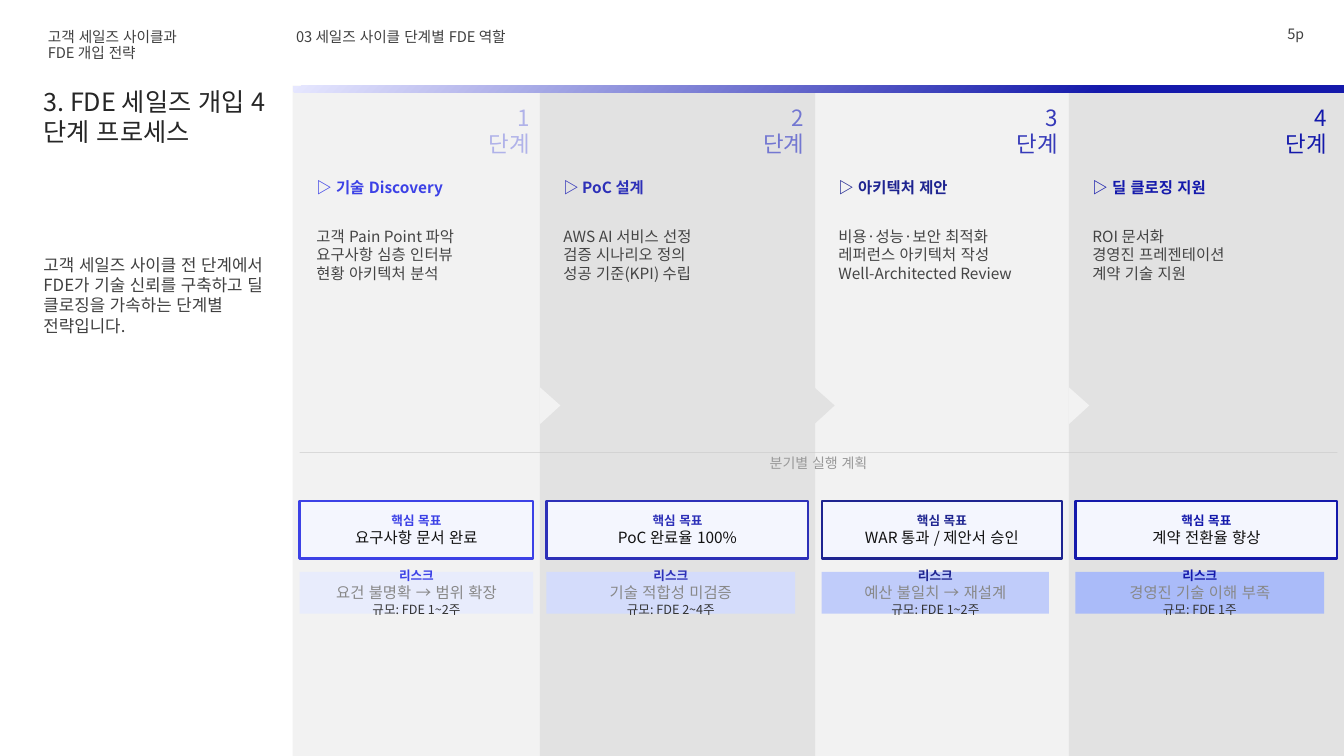
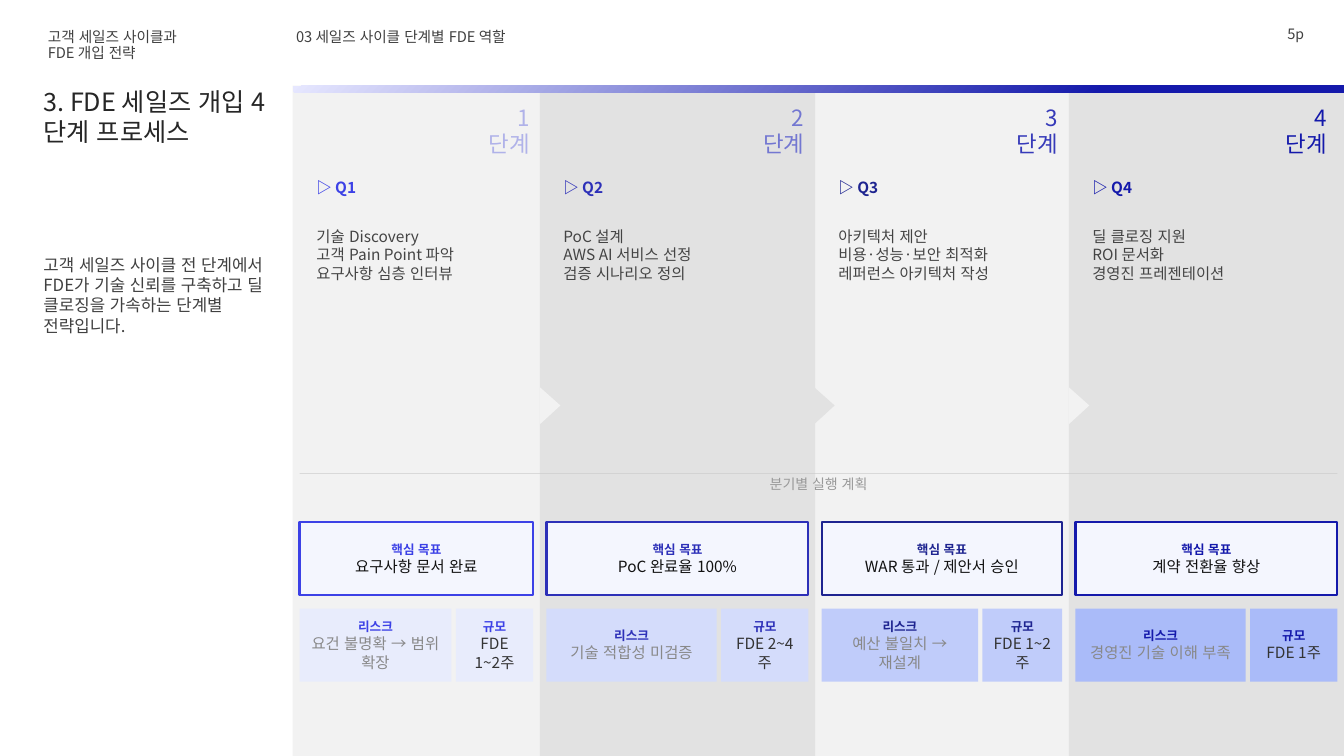
Before and after one commit to lhs6395-hslee/2026-gsn-pptx, a slide deck: slide 5 of result/AWS_AI_FDE.pptx. Drawn at 1344x756 pixels with LibreOffice and Linux fonts; fonts in the diff are those of the drawing; background and template pictures are left out. Boxes give left, top, right and bottom in pixels: in the first picture for what was removed or moved away, otherwise in the second. Text is boxed around its words. In the diff, an @@ line names an element or a change of style, - is before the commit and + after.

```diff
--- a/result/AWS_AI_FDE.pptx
+++ b/result/AWS_AI_FDE.pptx
@@ text at [316, 181, 419, 246]: text changed; text colour #3C41E6 to #444444; bold off @@
-▷ 기술 Discovery
+▷ Q1
+기술 Discovery
@@ text at [563, 181, 623, 243]: text changed; text colour #2D30B8 to #444444; bold off @@
-▷ PoC 설계
+▷ Q2
+PoC 설계
@@ text at [838, 181, 928, 243]: text changed; text colour #1E2490 to #444444; bold off @@
-▷ 아키텍처 제안
+▷ Q3
+아키텍처 제안
@@ text at [1092, 181, 1186, 243]: text changed; text colour #1419AB to #444444; bold off @@
-▷ 딜 클로징 지원
+▷ Q4
+딜 클로징 지원
@@ text at [316, 266, 438, 280]: paragraph removed @@
-현황 아키텍처 분석
@@ text at [563, 266, 691, 282]: paragraph removed @@
-성공 기준(KPI) 수립
@@ text at [838, 266, 1011, 279]: paragraph removed @@
-Well-Architected Review
@@ text at [1092, 266, 1186, 280]: paragraph removed @@
-계약 기술 지원
@@ text "분기별 실행 계획": place and size @@
-text "분기별 실행 계획" at [770, 456, 868, 469]
+text "분기별 실행 계획" at [770, 477, 868, 490]
@@ rectangle: place and size @@
-rectangle at [299, 452, 1338, 453]
+rectangle at [299, 473, 1338, 474]
@@ rectangle "핵심 목표": place and size @@
-rectangle "핵심 목표" at [299, 501, 533, 559]
+rectangle "핵심 목표" at [299, 522, 533, 595]
@@ rectangle "핵심 목표": place and size @@
-rectangle "핵심 목표" at [546, 501, 809, 559]
+rectangle "핵심 목표" at [546, 522, 809, 595]
@@ rectangle "핵심 목표": place and size @@
-rectangle "핵심 목표" at [822, 501, 1063, 559]
+rectangle "핵심 목표" at [822, 522, 1063, 595]
@@ rectangle "핵심 목표": place and size @@
-rectangle "핵심 목표" at [1076, 501, 1338, 559]
+rectangle "핵심 목표" at [1076, 522, 1338, 595]
@@ rectangle "리스크": place and size @@
-rectangle "리스크" at [299, 572, 533, 614]
+rectangle "리스크" at [299, 609, 452, 682]
@@ text in rectangle at [372, 604, 461, 615]: paragraph removed @@
-규모: FDE 1~2주
@@ rectangle added at [456, 609, 533, 682], fill #E8ECFC, 11 pt, text #333333 @@
+규모
+FDE 1~2주
@@ rectangle "리스크": place and size @@
-rectangle "리스크" at [546, 572, 796, 614]
+rectangle "리스크" at [546, 609, 717, 682]
@@ text in rectangle at [627, 604, 715, 615]: paragraph removed @@
-규모: FDE 2~4주
@@ rectangle added at [721, 609, 809, 682], fill #D4DCFB, 11 pt, text #333333 @@
+규모
+FDE 2~4주
@@ rectangle "리스크": place and size @@
-rectangle "리스크" at [822, 572, 1050, 614]
+rectangle "리스크" at [822, 609, 978, 682]
@@ text in rectangle at [891, 604, 980, 618]: paragraph removed @@
-규모: FDE 1~2주
@@ rectangle added at [983, 609, 1063, 682], fill #C0CCFA, 11 pt, text #333333 @@
+규모
+FDE 1~2주
@@ rectangle "리스크": place and size @@
-rectangle "리스크" at [1076, 572, 1325, 614]
+rectangle "리스크" at [1076, 609, 1246, 682]
@@ text in rectangle at [1163, 604, 1237, 618]: paragraph removed @@
-규모: FDE 1주
@@ rectangle added at [1250, 609, 1338, 682], fill #AABBF9, 11 pt, text #333333 @@
+규모
+FDE 1주
```
Also in this commit, not shown: 1 other slide changed, 1 other file.
